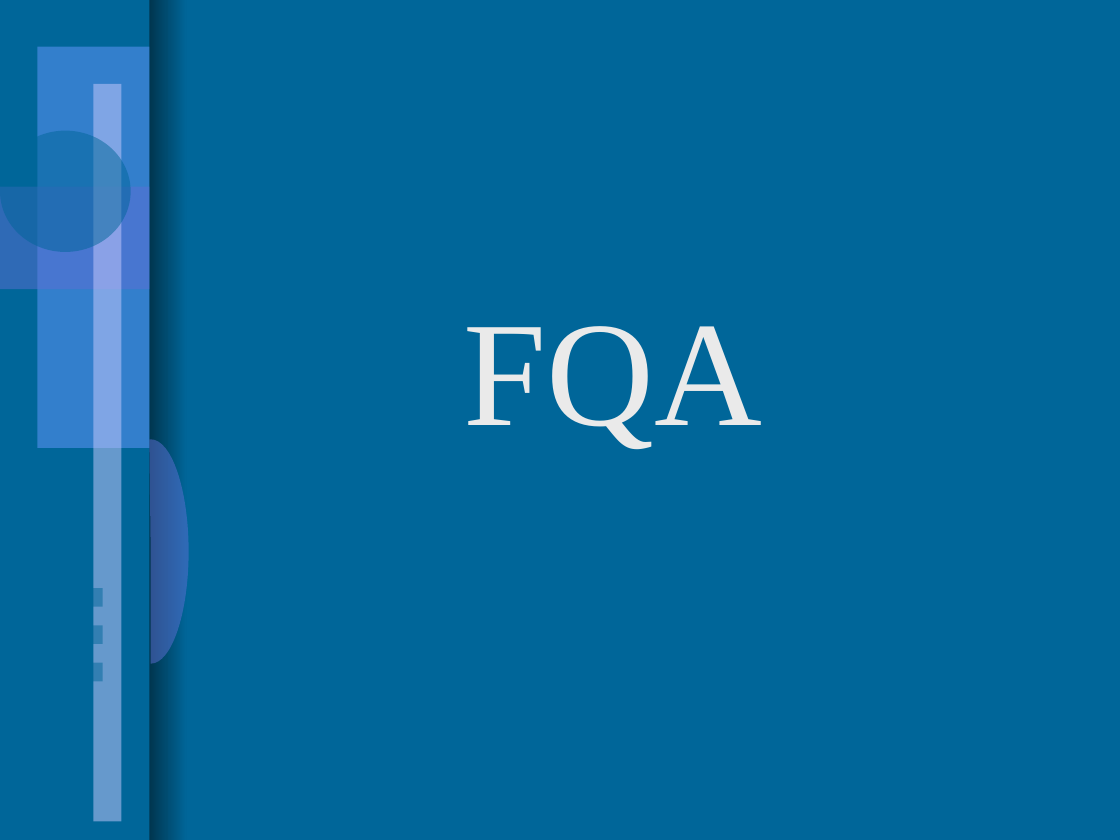
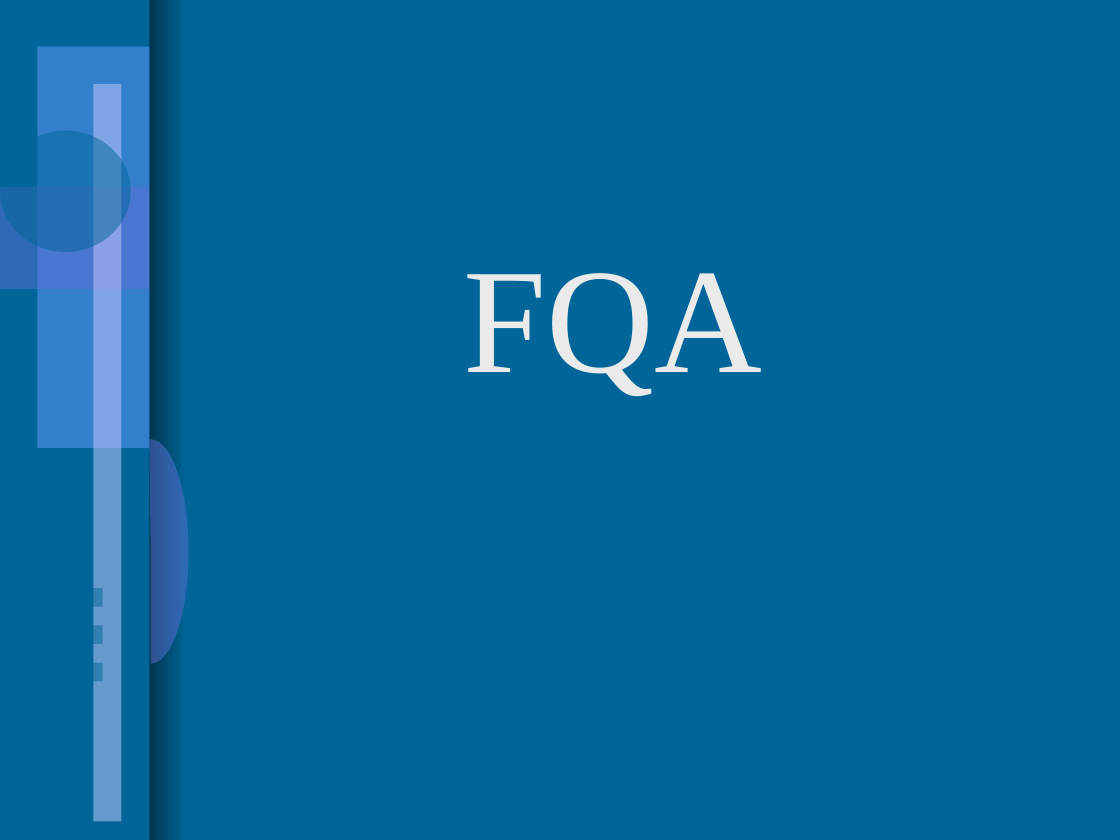
Before and after one commit to saddalaaws/awsservices, a slide deck: slide 21 of docs/ec2_through_cft.pptx (slide 16 before the commit). Drawn at 1120x840 pixels with LibreOffice and Linux fonts; fonts in the diff are those of the drawing; background and template pictures are left out. Boxes give left, top, right and bottom in pixels: in the first picture for what was removed or moved away, otherwise in the second. Text is boxed around its words. In the diff, an @@ line names an element or a change of style, - is before the commit and + after.

```diff
--- a/docs/ec2_through_cft.pptx
+++ b/docs/ec2_through_cft.pptx
@@ text "FQA": place and size @@
-text "FQA" at (463,326,762,450)
+text "FQA" at (463,273,762,397)
```
Also in this commit, not shown: 7 other slides changed, 7 slides added, 2 slides removed, 3 other files.
